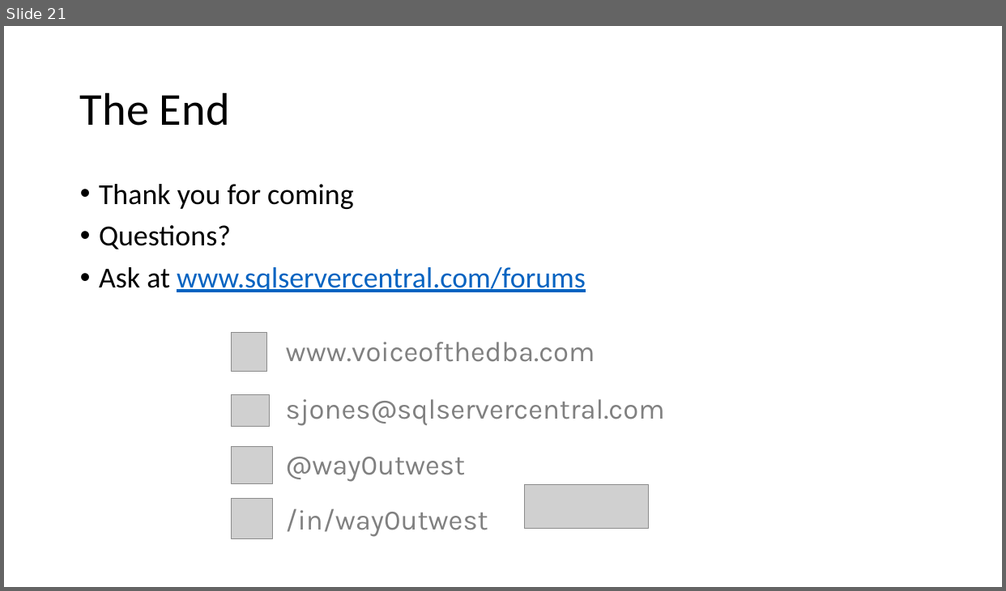
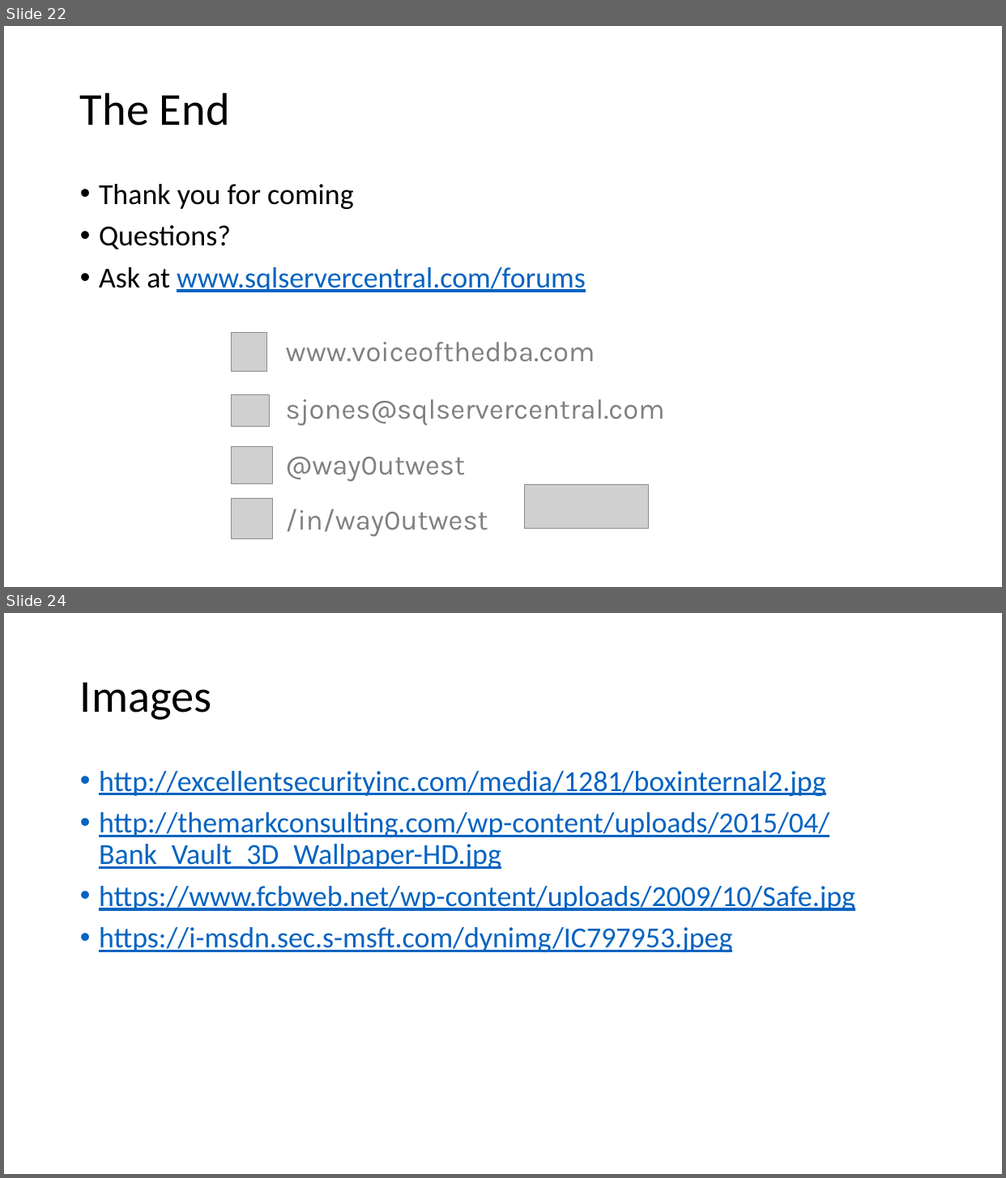
Before and after one commit to way0utwest/EndtoEndAlwaysEncrypted, a slide deck: EndtoEndAlwaysEncrypted.pptx. Shown one above the other, each under a label of ours: slide 21 before the commit, slides 22 and 24 after it; the slides between them are not shown. The pictures are 1006x591 and 1006x1178 pixels, drawn with LibreOffice and Linux fonts; fonts in the diff are those of the drawing; grey boxes stand for pictures. Boxes give left, top, right and bottom in pixels: in the first picture for what was removed or moved away, otherwise in the second. Text is boxed around its words. In the diff, an @@ line names an element or a change of style, - is before the commit and + after.

```diff
--- a/EndtoEndAlwaysEncrypted.pptx
+++ b/EndtoEndAlwaysEncrypted.pptx
@@ slide 24 added at <box>4,613,1002,1174</box>, background #FFFFFF @@
@@ title added at <box>80,682,212,720</box>, 44 pt, text #000000 @@
+Images
@@ text added at <box>99,771,855,952</box>, 28 pt, text #0563C1, underline @@
+• http://excellentsecurityinc.com/media/1281/boxinternal2.jpg
+• http://themarkconsulting.com/wp-content/uploads/2015/04/Bank_Vault_3D_Wallpaper-HD.jpg
+• https://www.fcbweb.net/wp-content/uploads/2009/10/Safe.jpg
+• https://i-msdn.sec.s-msft.com/dynimg/IC797953.jpeg
@@ what was slide 21 is now slide 22 @@
```
Also in this commit, not shown: 4 slides changed, 1 other slide added, 14 other files.
